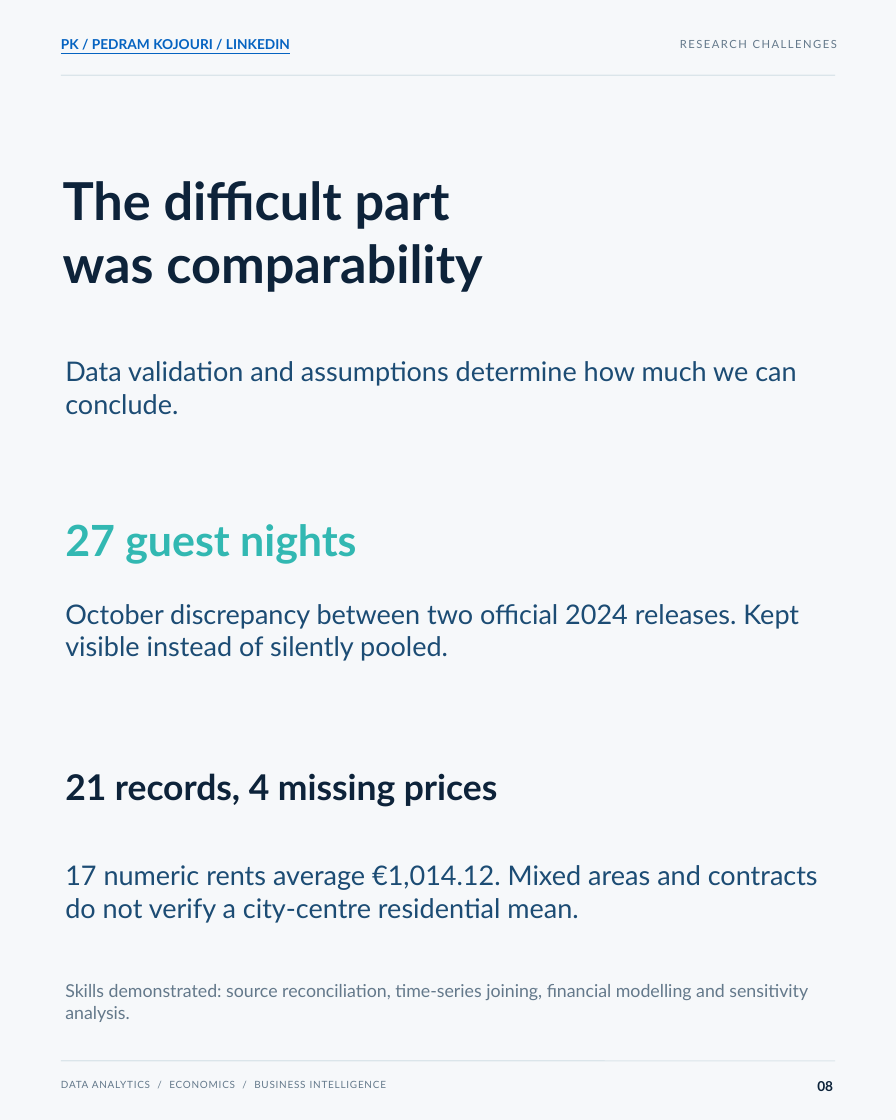
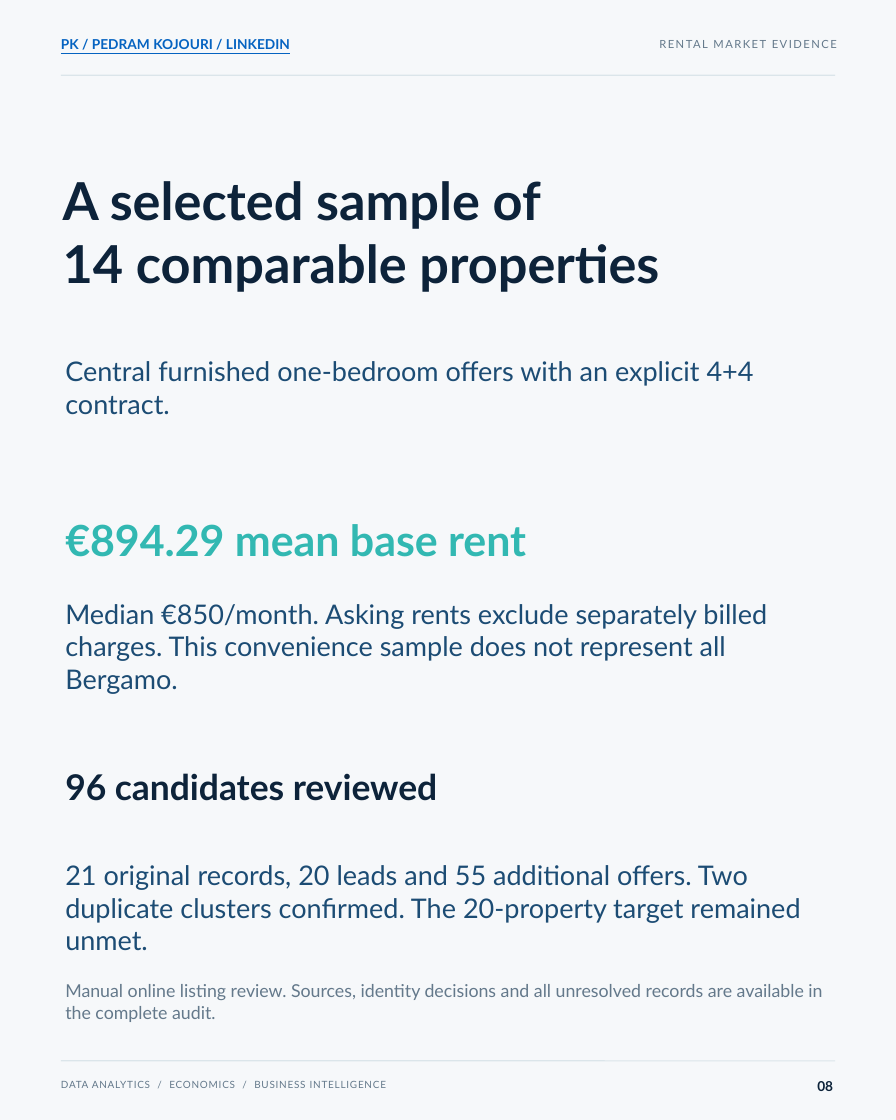
Before and after one commit to pedramkj/bergamo-rental-strategy-analysis, a slide deck: slide 8 of publication/Bergamo_LinkedIn_Carousel_EN_Final.pptx. Drawn at 896x1120 pixels with LibreOffice and Linux fonts; fonts in the diff are those of the drawing. Boxes give left, top, right and bottom in pixels: in the first picture for what was removed or moved away, otherwise in the second. Text is boxed around its words. In the diff, an @@ line names an element or a change of style, - is before the commit and + after.

Commit message:
Audit Bergamo rental listings and rebuild verified STR-LTR comparison

```diff
--- a/publication/Bergamo_LinkedIn_Carousel_EN_Final.pptx
+++ b/publication/Bergamo_LinkedIn_Carousel_EN_Final.pptx
@@ text at <box>680,40,837,48</box>: text changed @@
-RESEARCH CHALLENGES
+RENTAL MARKET EVIDENCE
@@ text at <box>63,181,659,292</box>: text changed @@
-The difficult part
-was comparability
+A selected sample of
+14 comparable properties
@@ text at <box>65,361,754,414</box>: text changed @@
-Data validation and assumptions determine how much we can conclude.
+Central furnished one-bedroom offers with an explicit 4+4 contract.
@@ text at <box>65,524,526,557</box>: text changed @@
-27 guest nights
+€894.29 mean base rent
@@ text at <box>65,604,767,694</box>: text changed @@
-October discrepancy between two official 2024 releases. Kept visible instead of silently pooled.
+Median €850/month. Asking rents exclude separately billed charges. This convenience sample does not represent all Bergamo.
@@ text at <box>65,773,438,801</box>: text changed @@
-21 records, 4 missing prices
+96 candidates reviewed
@@ text at <box>65,865,800,951</box>: text changed @@
-17 numeric rents average €1,014.12. Mixed areas and contracts do not verify a city-centre residential mean.
+21 original records, 20 leads and 55 additional offers. Two duplicate clusters confirmed. The 20-property target remained unmet.
@@ text at <box>65,984,822,1022</box>: text changed @@
-Skills demonstrated: source reconciliation, time-series joining, financial modelling and sensitivity analysis.
+Manual online listing review. Sources, identity decisions and all unresolved records are available in the complete audit.
```
Also in this commit, not shown: 4 other slides changed, 39 other files.
